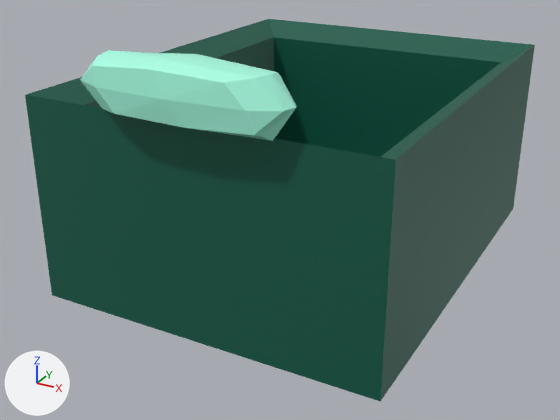
Renders of the FBX model THIEF/Data/Model/Cart/Cart.fbx from each side of a commit.
The view is the same before and after, from a camera (50 mm lens) standing at (1.59, -3.2, 1.77) and looking at (-0.03, -0.25, 0.3). Lighting does not change. The marker at lower left points along +X, +Y and +Z. The first picture is the older version. Where no turn or scale is listed for an object, it has been applied to the vertices.

Script lines for the objects in view, before the commit:
```python
me_立方体 = bpy.data.meshes.new('立方体')
me_立方体.from_pydata(...)  # 58 vertices, 112 faces; spans x -0.8..0.8, y -1.0..1.0, z -0.47..0.47
me_立方体.materials.append(mat_マテリアル)  # picture img_carttexture_png
me_立方体_001 = bpy.data.meshes.new('立方体.001')
me_立方体_001.from_pydata(...)  # 42 vertices, 80 faces; spans x -0.95..0.95, y -1.15..0.36, z -1.26..0.89
me_立方体_001.materials.append(mat_マテリアル_001)  # picture img_carttexture_png
ob_cart = bpy.data.objects.new('Cart', me_立方体)
ob_cart.location = (0.0, 0.004, 0.464)
ob_carthandle = bpy.data.objects.new('CartHandle', me_立方体_001)
ob_carthandle.location = (0.0, -0.928, 1.063)
ob_carthandle.scale = (0.468, 0.171, 0.128)
```
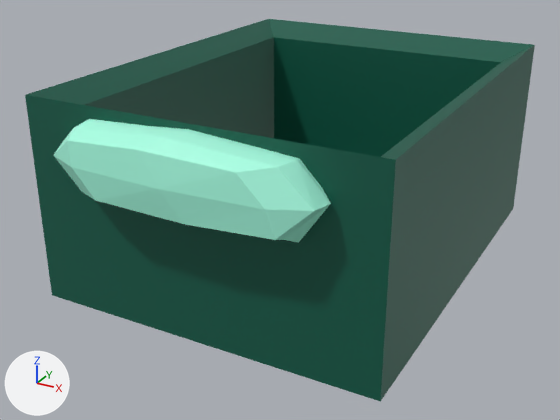
Edits to the bpy script that builds the scene:
```text
Change ob_carthandle:
    ob_carthandle.location: (0.0, -0.928, 1.063) -> (0.0, -0.928, 0.761)
    ob_carthandle.scale: (0.468, 0.171, 0.128) -> (0.619, 0.227, 0.169)
```

Location of each change, (x1, y1, x2, y2) in pixels of the pictures (560 x 420 px):
'CartHandle', moved, rescaled (29% wider, 36% taller): before (80, 50, 296, 141); after (53, 119, 331, 243)
